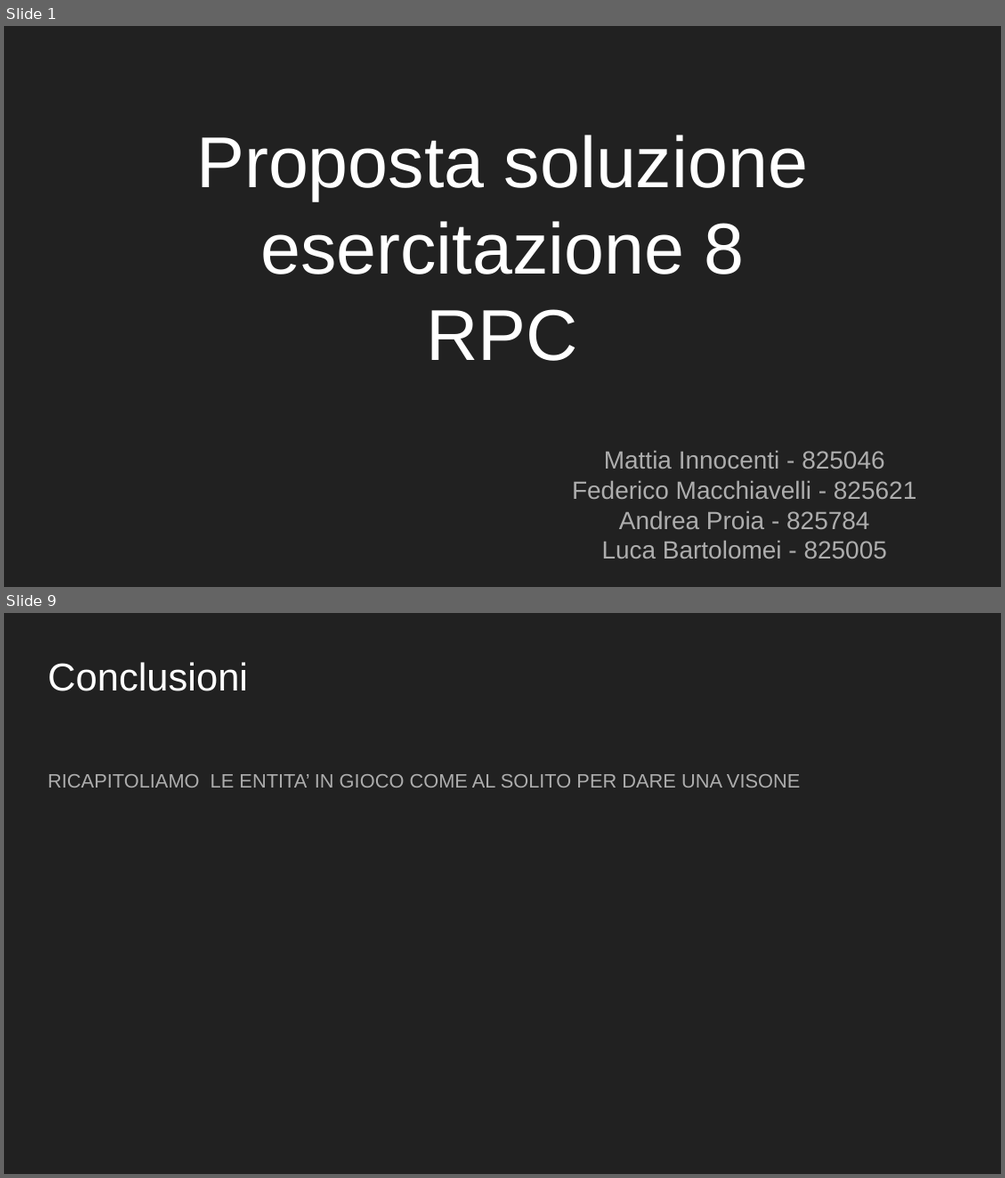
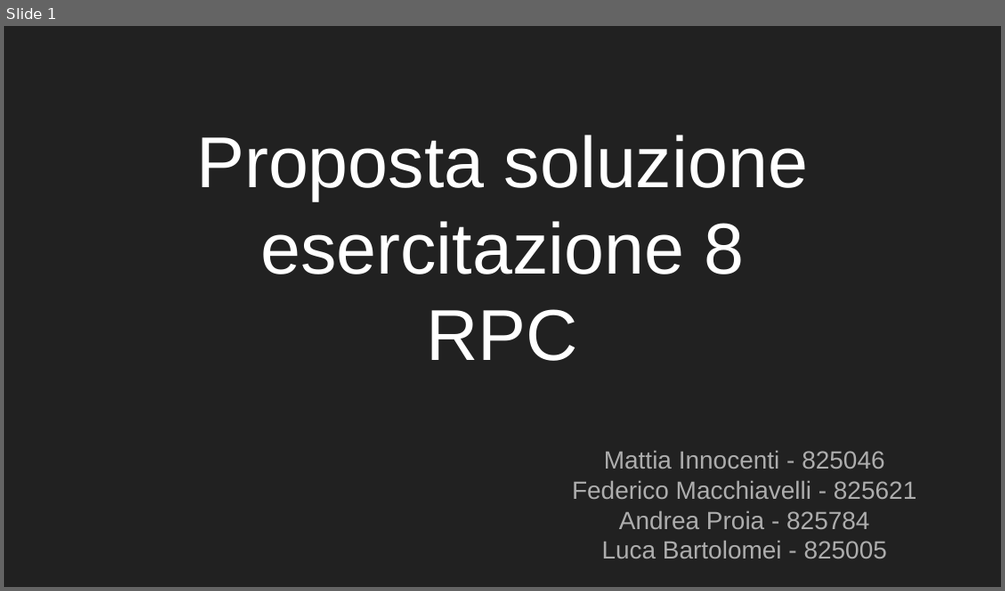
Before and after one commit to reticalcolatori/esercitazione8, a slide deck: PresentazioneEs6.pptx. Shown one above the other, each under a label of ours: slides 1 and 9 before the commit, slide 1 after it; the slides between them are not shown. The pictures are 1005x1178 and 1005x591 pixels, drawn with LibreOffice and Linux fonts; fonts in the diff are those of the drawing. Boxes give left, top, right and bottom in pixels: in the first picture for what was removed or moved away, otherwise in the second. Text is boxed around its words. In the diff, an @@ line names an element or a change of style, - is before the commit and + after.

```diff
--- a/PresentazioneEs6.pptx
+++ b/PresentazioneEs6.pptx
@@ slide 9 removed at (4,613,1001,1174), background #212121 @@
@@ text removed at (48,662,248,691) @@
-Conclusioni
@@ text removed at (48,774,800,787) @@
-RICAPITOLIAMO LE ENTITA’ IN GIOCO COME AL SOLITO PER DARE UNA VISONE
```
Also in this commit, not shown: 5 slides changed, 3 slides added, 2 other slides removed.
